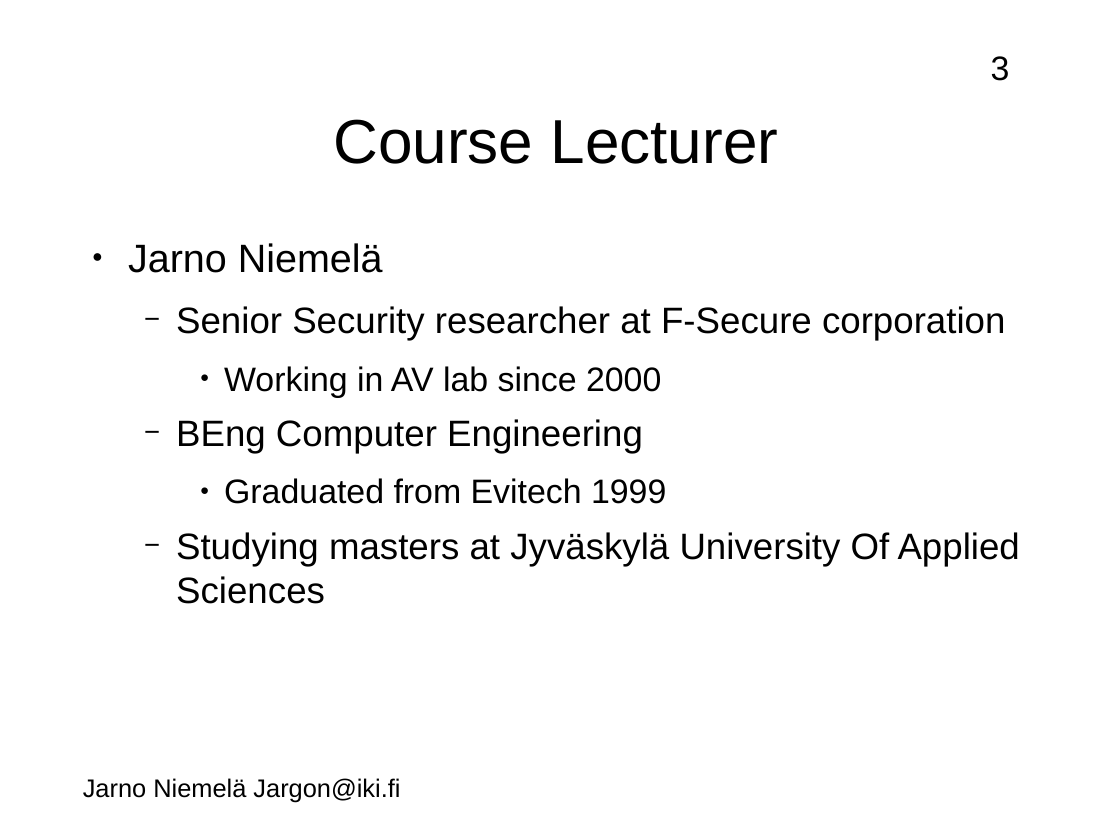
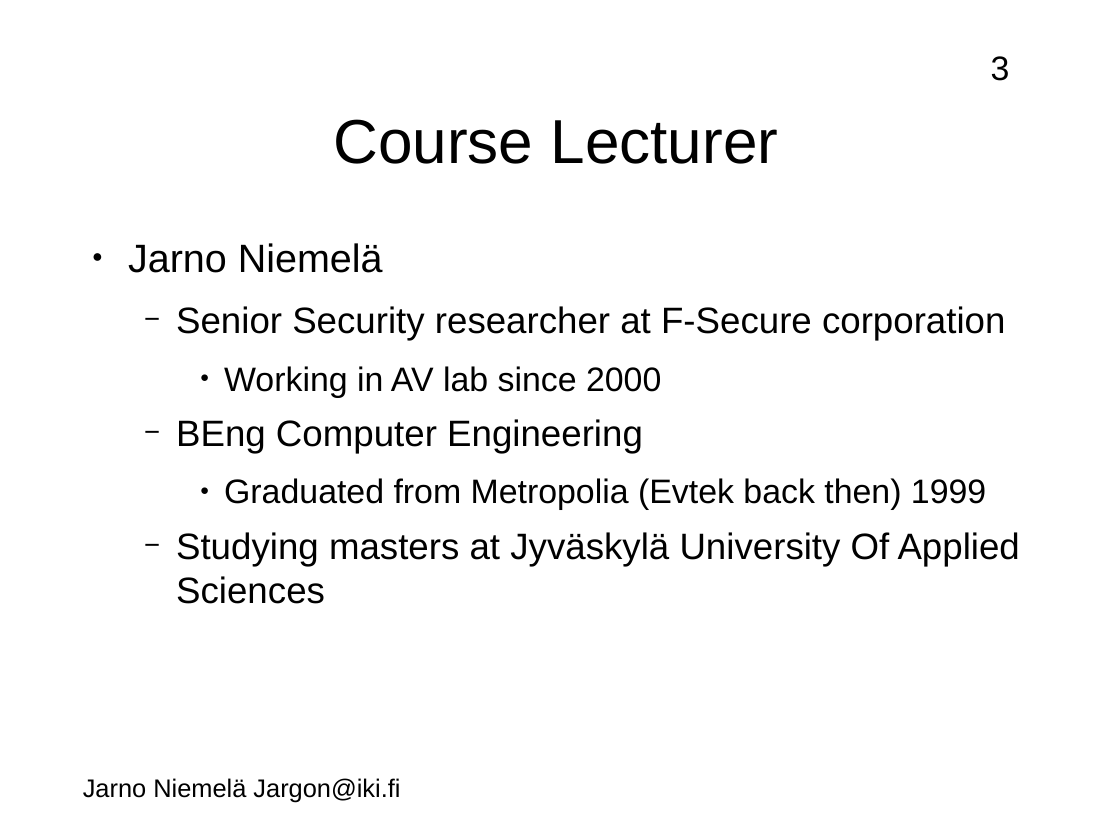
Before and after one commit to jarno-niemela/corporate_cyber_defence, a slide deck: slide 3 of Course introduction/Introduction.odp. Drawn at 1120x840 pixels with LibreOffice and Linux fonts; fonts in the diff are those of the drawing; background and template pictures are left out. Boxes give left, top, right and bottom in pixels: in the first picture for what was removed or moved away, otherwise in the second. Text is boxed around its words. In the diff, an @@ line names an element or a change of style, - is before the commit and + after.

```diff
--- a/Course introduction/Introduction.odp
+++ b/Course introduction/Introduction.odp
@@ text at (224,478,986,510): text changed @@
-    ● Graduated from Evitech 1999
+    ● Graduated from Metropolia (Evtek back then) 1999
```
Also in this commit, not shown: 1 other slide changed, 4 other files.
